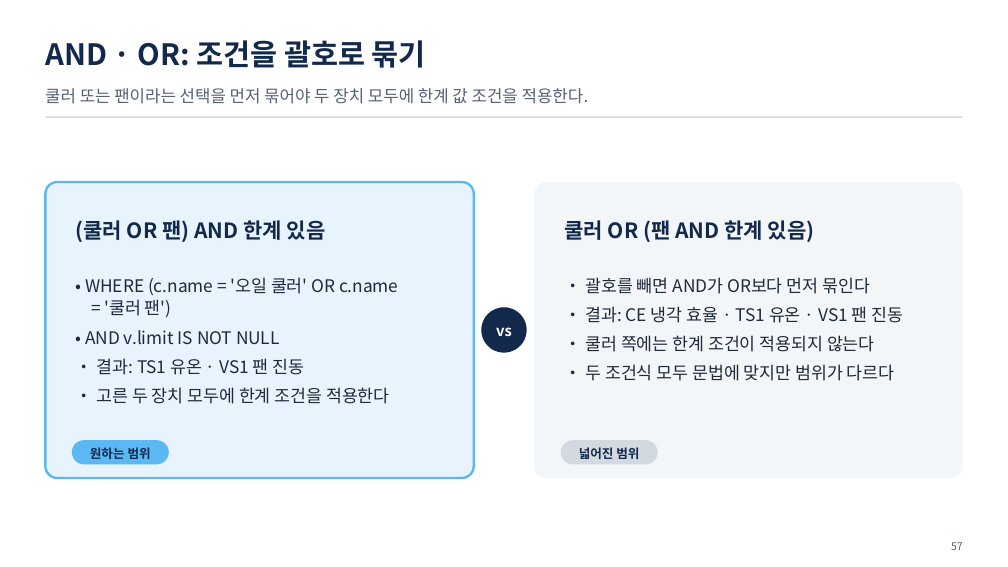
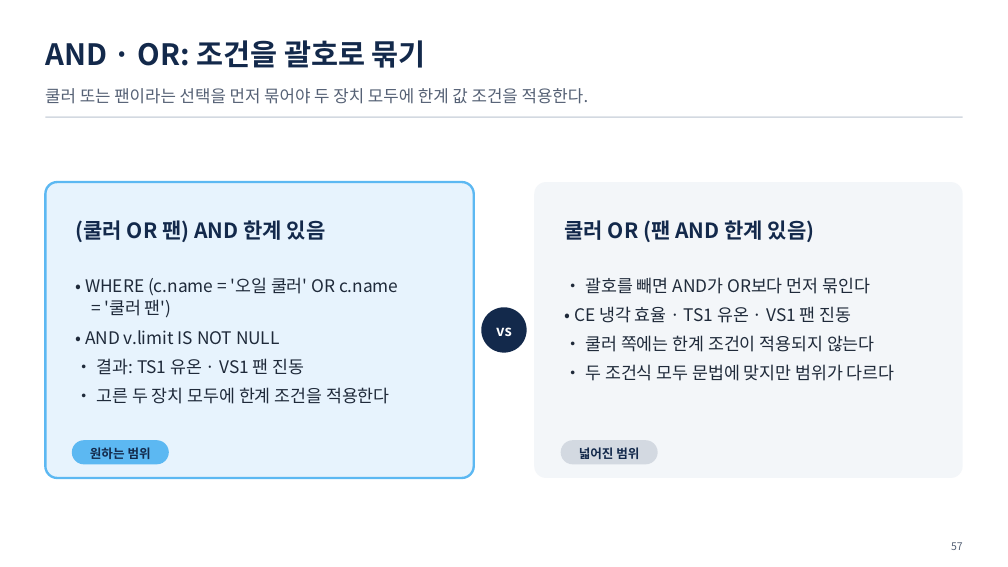
Before and after one commit to uengine-oss/hyd-iot-edu, a slide deck: slide 57 of workspace/강의제작/산출물/통합반/이론/02회차/통합반_02일차.pptx. Drawn at 1008x567 pixels with LibreOffice and Linux fonts; fonts in the diff are those of the drawing. Boxes give left, top, right and bottom in pixels: in the first picture for what was removed or moved away, otherwise in the second. Text is boxed around its words. In the diff, an @@ line names an element or a change of style, - is before the commit and + after.

```diff
--- a/workspace/강의제작/산출물/통합반/이론/02회차/통합반_02일차.pptx
+++ b/workspace/강의제작/산출물/통합반/이론/02회차/통합반_02일차.pptx
@@ text at bbox=[574, 306, 852, 323]: text changed @@
-• 결과: CE 냉각 효율 · TS1 유온 · VS1 팬 진동
+• CE 냉각 효율 · TS1 유온 · VS1 팬 진동
```
Also in this commit, not shown: 7 other slides changed, 11 other files.
